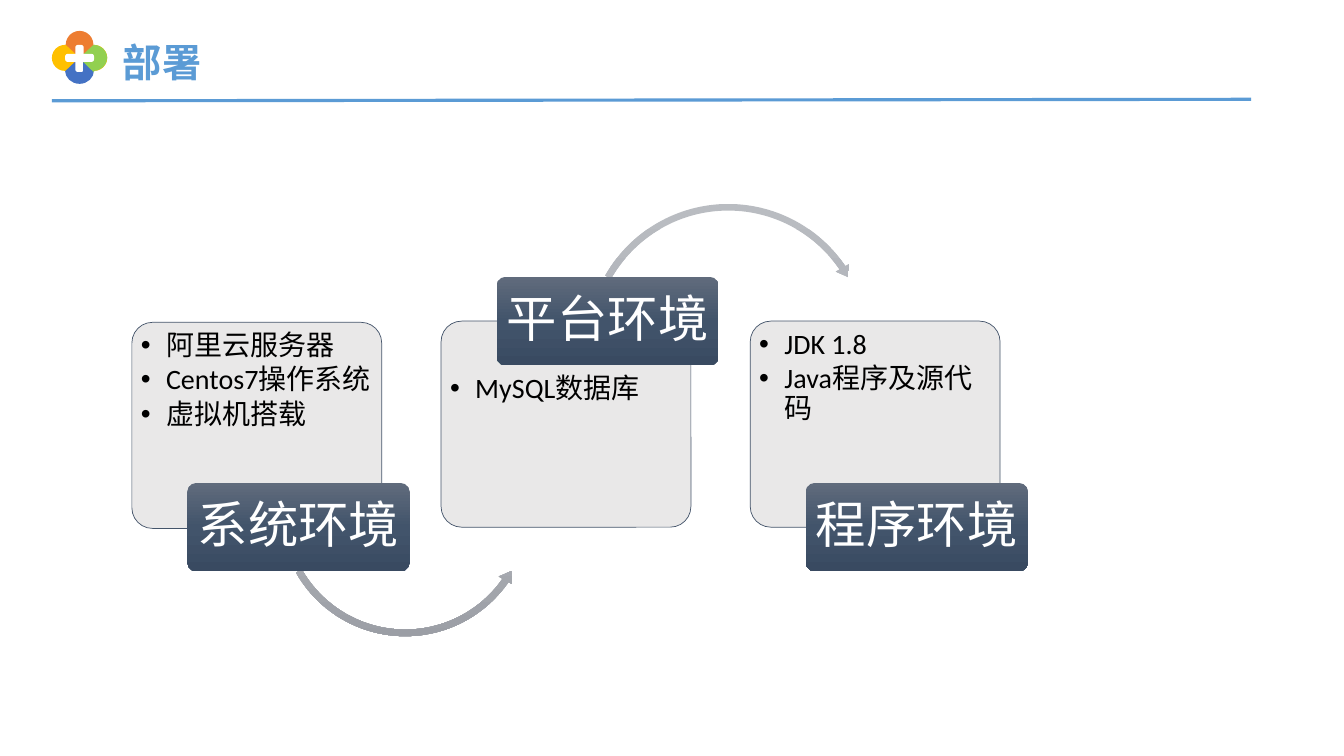
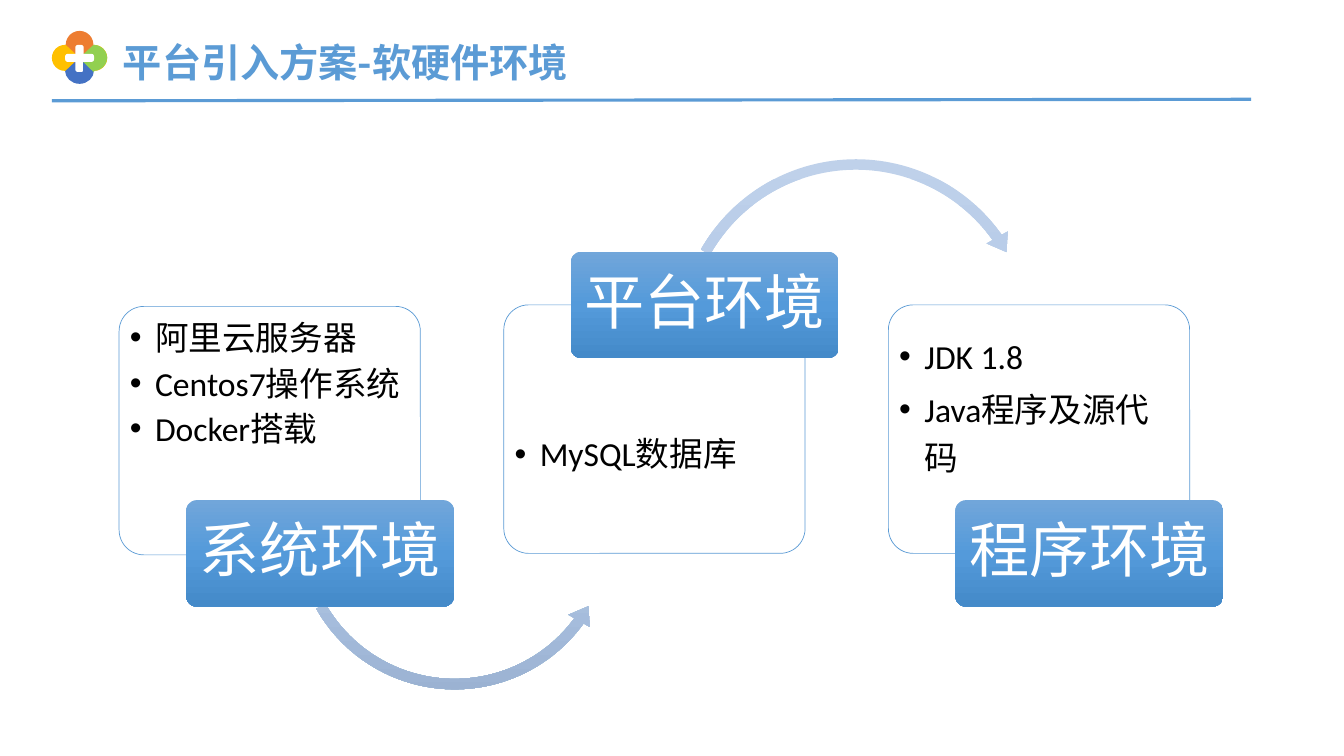
Before and after one commit to yaoxiao1993/ppt, a slide deck: slide 18 of eoLinker接口管理平台分享.pptx. Drawn at 1344x756 pixels with LibreOffice and Linux fonts; fonts in the diff are those of the drawing. Boxes give left, top, right and bottom in pixels: in the first picture for what was removed or moved away, otherwise in the second. Text is boxed around its words. In the diff, an @@ line names an element or a change of style, - is before the commit and + after.

```diff
--- a/eoLinker接口管理平台分享.pptx
+++ b/eoLinker接口管理平台分享.pptx
@@ text at [123, 43, 568, 81]: text changed @@
-部署
+平台引入方案-软硬件环境
@@ circular arrow at [670, 152, 1042, 523]: fill gradient #BABDC2 to #B0B3BA to #9C9FA6 to gradient #C0D2EB to #B3CBE9 to #9BB4D3; proportions changed @@
@@ circular arrow: place and size @@
-circular arrow at [583, 200, 874, 491]
+circular arrow at [670, 152, 1042, 523]
@@ rounded rectangle at [571, 252, 839, 359]: fill gradient #606B7D to #42546C to #394A62 to gradient #71A6DB to #559BDB to #448ACA @@
@@ rounded rectangle: place and size @@
-rounded rectangle at [497, 277, 719, 366]
+rounded rectangle at [571, 252, 839, 359]
@@ text "平台环境": place and size @@
-text "平台环境" at [507, 294, 709, 341]
+text "平台环境" at [584, 273, 825, 329]
@@ rounded rectangle: place and size @@
-rounded rectangle at [132, 323, 382, 528]
+rounded rectangle at [119, 307, 420, 556]
@@ text "阿里云服务器": place and size @@
-text "阿里云服务器" at [166, 331, 371, 427]
+text "阿里云服务器" at [155, 322, 400, 444]
@@ text at [155, 322, 400, 399]: size 20 to 24 pt in "阿里云服务器", "Centos7操作系统"; bullet • to ••; line spacing 0.9 to 1 @@
@@ rounded rectangle: place and size @@
-rounded rectangle at [442, 322, 692, 527]
+rounded rectangle at [504, 304, 806, 554]
@@ fill #E7E6E6 at 90% opacity to #FFFFFF at 90% opacity; outline #44546A 0.5 pt to #5B9BD5 0.5 pt in 3 elements at [119, 307, 420, 556], [504, 304, 806, 554], [888, 304, 1190, 554] @@
@@ rounded rectangle: place and size @@
-rounded rectangle at [750, 322, 1000, 527]
+rounded rectangle at [888, 304, 1190, 554]
@@ text "JDK 1.8": place and size @@
-text "JDK 1.8" at [784, 335, 866, 355]
+text "JDK 1.8" at [924, 346, 1023, 370]
@@ text "JDK 1.8" at [924, 346, 1023, 370]: size 20 to 24 pt; bullet • to ••; line spacing 0.9 to 1.2; vertical alignment top to middle @@
@@ left circular arrow: place and size @@
-left circular arrow at [275, 381, 535, 641]
+left circular arrow at [288, 364, 620, 696]
@@ left circular arrow at [288, 364, 620, 696]: fill gradient #BABDC2 to #B0B3BA to #9C9FA6 to gradient #C0D2EB to #B3CBE9 to #9BB4D3; proportions changed @@
@@ text "MySQL数据库": place and size @@
-text "MySQL数据库" at [475, 375, 639, 403]
+text "MySQL数据库" at [540, 439, 737, 472]
@@ text "MySQL数据库" at [540, 439, 737, 472]: size 20 to 24 pt; bullet • to ••; vertical alignment top to middle @@
@@ text at [155, 413, 317, 444]: text changed; size 20 to 24 pt @@
-  • 虚拟机搭载
+  •• Docker搭载
@@ rounded rectangle: place and size @@
-rounded rectangle at [188, 483, 409, 572]
+rounded rectangle at [187, 500, 455, 607]
@@ rounded rectangle at [187, 500, 455, 607]: fill gradient #606B7D to #42546C to #394A62 to gradient #71A6DB to #559BDB to #448ACA @@
@@ text "系统环境": place and size @@
-text "系统环境" at [198, 500, 400, 547]
+text "系统环境" at [200, 521, 441, 577]
@@ rounded rectangle removed at [806, 483, 1027, 572] @@
@@ rounded rectangle added at [956, 500, 1224, 607], fill gradient #71A6DB to #559BDB to #448ACA @@
@@ size 36 to 43 pt; more space between paragraphs in 3 elements at [200, 521, 441, 577], [584, 273, 825, 329], [969, 521, 1210, 577] @@
@@ text "程序环境": place and size @@
-text "程序环境" at [816, 500, 1018, 547]
+text "程序环境" at [969, 521, 1210, 577]
```
Also in this commit, not shown: 6 other slides changed.
